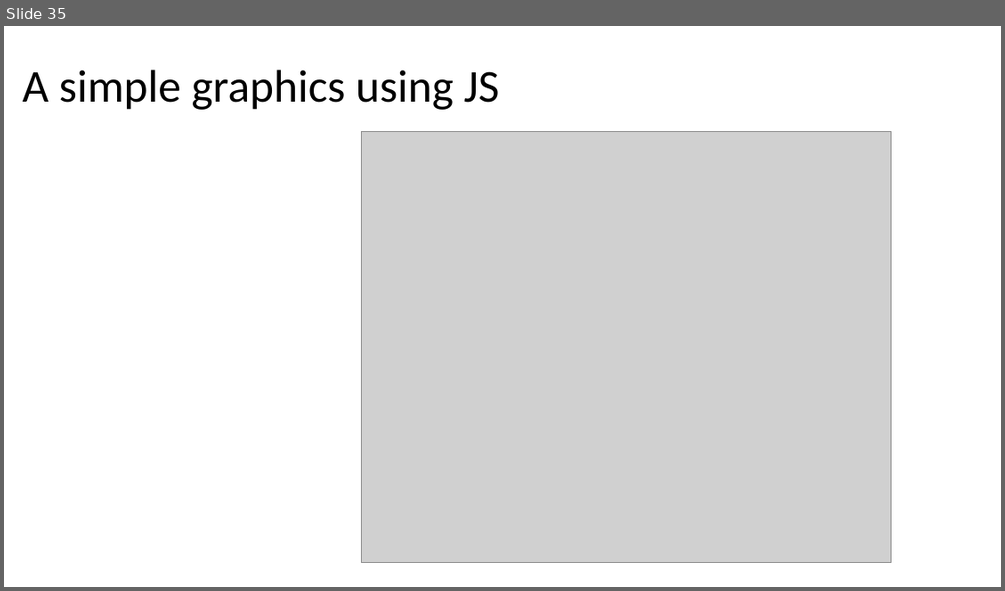
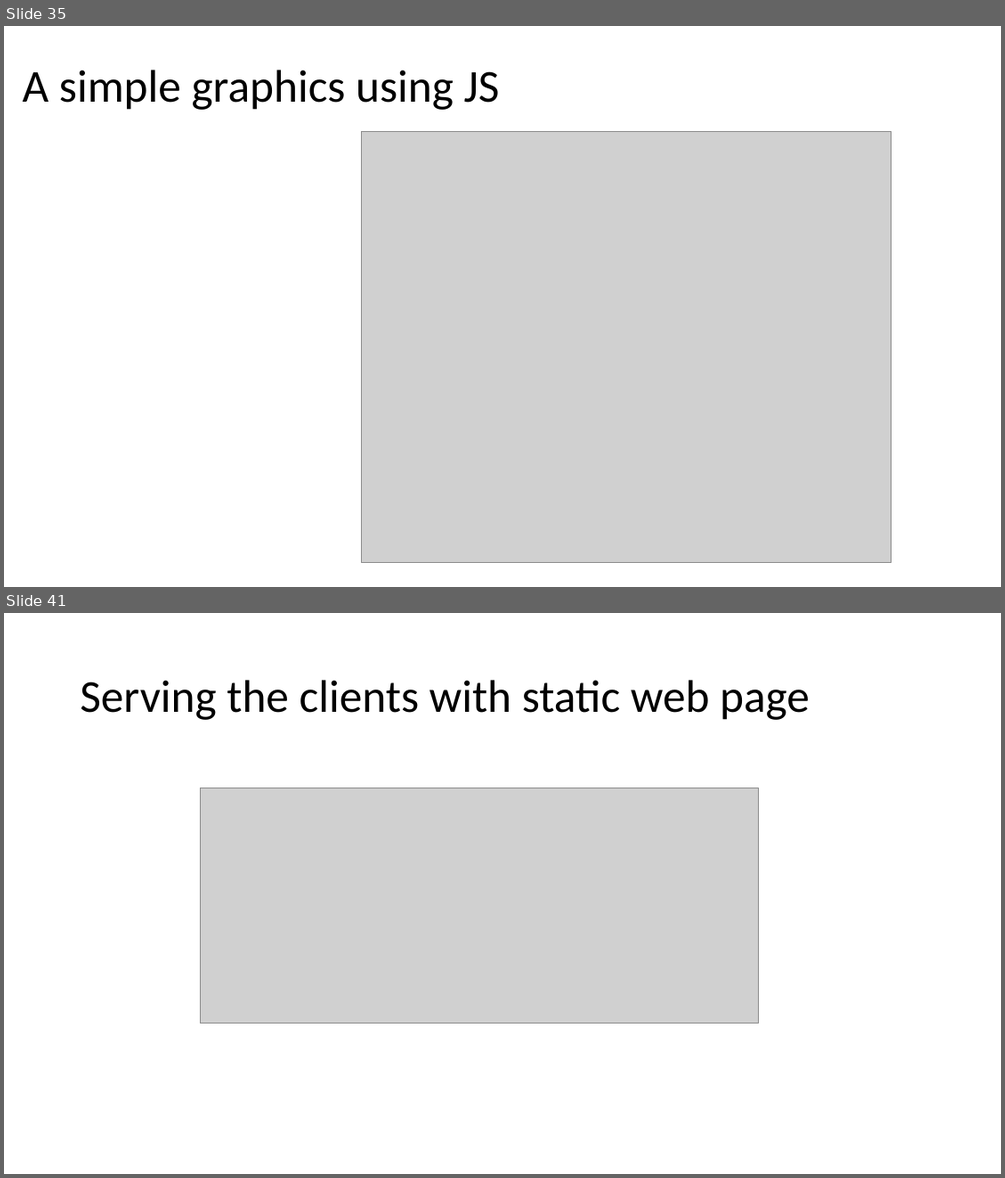
Before and after one commit to sibichakkaravarthy/CSE4004--WebTechnologies, a slide deck: WT_LAB.pptx. Shown one above the other, each under a label of ours: slide 35 before the commit, slides 35 and 41 after it; the slides between them are not shown. The pictures are 1005x591 and 1005x1178 pixels, drawn with LibreOffice and Linux fonts; fonts in the diff are those of the drawing; grey boxes stand for pictures. Boxes give left, top, right and bottom in pixels: in the first picture for what was removed or moved away, otherwise in the second. Text is boxed around its words. In the diff, an @@ line names an element or a change of style, - is before the commit and + after.

```diff
--- a/WT_LAB.pptx
+++ b/WT_LAB.pptx
@@ slide 41 added at (x1=4, y1=613, x2=1001, y2=1174), background #FFFFFF @@
@@ title added at (x1=80, y1=680, x2=809, y2=720), 44 pt, text #000000 @@
+Serving the clients with static web page
@@ picture added at (x1=200, y1=788, x2=759, y2=1023) @@
```
Also in this commit, not shown: 2 slides changed, 7 other slides added.
